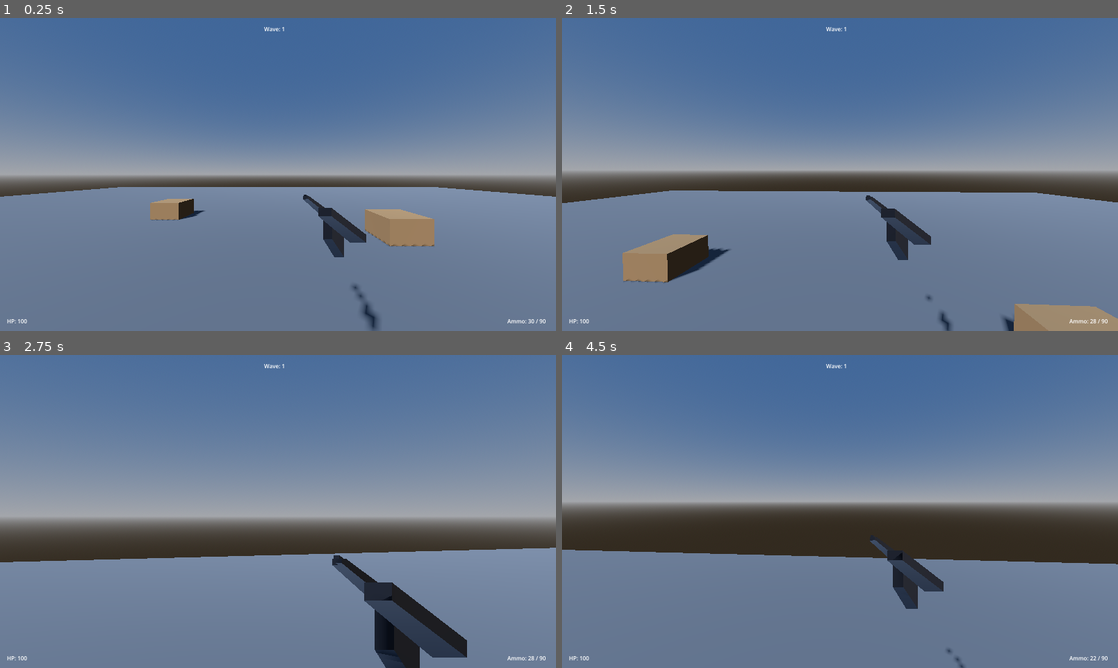
Above: before the commit, frames 1-4 (two rows, left to right).
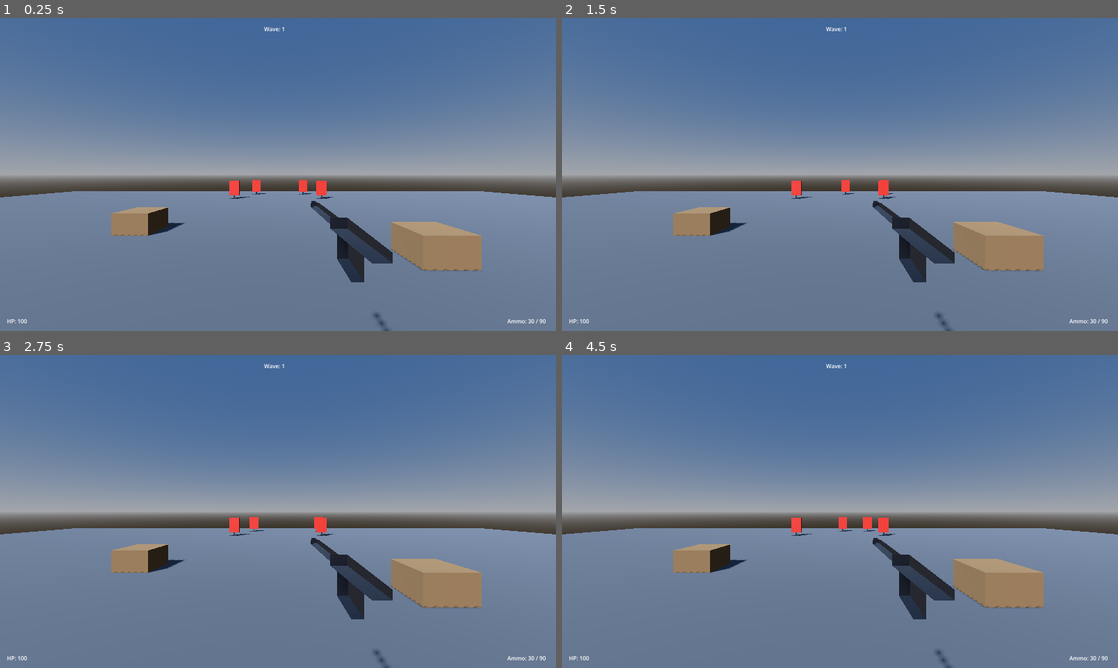
Above: after the commit, the same moments.

Repository: jou3706/last-loop
Game: Godot game, scene res://scenes/main.tscn
Same seed, same stepped clock (60 frames per second), same inputs: the game is played once before the commit and once after it.
Inputs (mouse positions are in pixels of both pictures, inside the frame that each line leads up to):
- Up to frame 1 (0.25 s): no input
- Up to frame 2 (1.5 s): tap Enter at 0.5 s; move the mouse to (867, 174) at 0.52 s; hold Right mouse button (aim) 0.53-1.28 s; hold W (move_forward) from 0.53 s (still down); tap Space (jump) at 0.77, 1.07 s; click (867, 174) at 0.8 s; move the mouse to (812, 174) at 1.27 s; click (812, 174) at 1.35 s
- Up to frame 3 (2.75 s): keep holding W (move_forward); tap Space (jump) at 1.52, 1.55, 1.82, 2.1 s; move the mouse to (289, 505) at 2.02 s; hold Right mouse button (aim) from 2.03 s (still down)
- Up to frame 4 (4.5 s): keep holding W (move_forward); move the mouse to (834, 517) at 2.77 s; release Right mouse button (aim) at 2.78 s; right-click (834, 517) at 2.85 s; tap Space (jump) at 3.02, 3.32, 3.77, 3.8, 4.07 s; click (834, 517) at 3.05 s; move the mouse to (878, 514) at 3.52 s; press the mouse at (878, 514) at 3.53 s; tap R (reload) at 4.15 s; move the mouse to (795, 508) at 4.27 s; release the mouse at (795, 508) at 4.28 s; right-click (795, 508) at 4.35 s

The runs differ from the first frame. In frame 1, 6.4% of the frame differs, in the area x 0-100%, y 51-100%; in frame 2, 12%; in frame 3, 19%, in the area x 0-100%, y 50-100%; in frame 4, 19%.

Commit message:
feat: bullet trail, muzzle flash, impact fx, shooting range targets

Diff:
--- /dev/null
+++ b/scenes/fx/impact.tscn
@@ -0,0 +1,46 @@
+[gd_scene load_steps=6 format=3]
+
+[ext_resource type="Script" path="res://scripts/fx/impact.gd" id="1"]
+
+[sub_resource type="StandardMaterial3D" id="spark_mat"]
+albedo_color = Color(1, 0.75, 0.3, 1)
+emission_enabled = true
+emission = Color(1, 0.6, 0.2, 1)
+emission_energy_multiplier = 3.0
+shading_mode = 0
+
+[sub_resource type="BoxMesh" id="spark_mesh"]
+material = SubResource("spark_mat")
+size = Vector3(0.025, 0.025, 0.025)
+
+[sub_resource type="StandardMaterial3D" id="hole_mat"]
+albedo_color = Color(0.05, 0.04, 0.04, 1)
+roughness = 1.0
+
+[sub_resource type="BoxMesh" id="hole_mesh"]
+material = SubResource("hole_mat")
+size = Vector3(0.13, 0.13, 0.012)
+
+[sub_resource type="ParticleProcessMaterial" id="PPM_sparks"]
+direction = Vector3(0, 0, 1)
+spread = 50.0
+initial_velocity_min = 2.5
+initial_velocity_max = 5.5
+gravity = Vector3(0, -9.8, 0)
+
+[node name="Impact" type="Node3D"]
+script = ExtResource("1")
+
+[node name="Hole" type="MeshInstance3D" parent="."]
+transform = Transform3D(1, 0, 0, 0, 1, 0, 0, 0, 1, 0, 0, 0.007)
+mesh = SubResource("hole_mesh")
+
+[node name="Sparks" type="GPUParticles3D" parent="."]
+amount = 12
+one_shot = true
+explosiveness = 1.0
+lifetime = 0.35
+randomness = 0.4
+visibility_aabb = AABB(-4, -4, -4, 8, 8, 8)
+process_material = SubResource("PPM_sparks")
+draw_pass_1 = SubResource("spark_mesh")
--- a/scenes/main.tscn
+++ b/scenes/main.tscn
@@ -1,8 +1,9 @@
-[gd_scene format=3 uid="uid://b3l03l81td5g2"]
+[gd_scene load_steps=13 format=3 uid="uid://b3l03l81td5g2"]
 
 [ext_resource type="PackedScene" path="res://scenes/player.tscn" id="1"]
 [ext_resource type="PackedScene" path="res://scenes/game_manager.tscn" id="game_mgr"]
 [ext_resource type="PackedScene" path="res://scenes/ui/hud.tscn" id="hud"]
+[ext_resource type="PackedScene" path="res://scenes/target.tscn" id="target"]
 
 [sub_resource type="ProceduralSkyMaterial" id="SkyMaterial_1"]
 sky_top_color = Color(0.25, 0.4, 0.6, 1)
@@ -89,3 +90,19 @@
 transform = Transform3D(1, 0, 0, 0, 1, 0, 0, 0, 1, 0, 0, -12)
 
 [node name="HUD" parent="." unique_id=978631508 instance=ExtResource("hud")]
+
+[node name="Target1" parent="." instance=ExtResource("target")]
+transform = Transform3D(1, 0, 0, 0, 1, 0, 0, 0, 1, -3, 0, -14)
+
+[node name="Target2" parent="." instance=ExtResource("target")]
+transform = Transform3D(1, 0, 0, 0, 1, 0, 0, 0, 1, 3, 0, -14)
+
+[node name="TargetMove1" parent="." instance=ExtResource("target")]
+transform = Transform3D(1, 0, 0, 0, 1, 0, 0, 0, 1, -2, 0, -17)
+move_range = 2.5
+move_duration = 1.4
+
+[node name="TargetMove2" parent="." instance=ExtResource("target")]
+transform = Transform3D(1, 0, 0, 0, 1, 0, 0, 0, 1, 2, 0, -17)
+move_range = 2.0
+move_duration = 2.0
--- a/scenes/player.tscn
+++ b/scenes/player.tscn
@@ -12,9 +12,28 @@
 metallic = 0.6
 roughness = 0.4
 
+[sub_resource type="ParticleProcessMaterial" id="PPM_muzzle"]
+direction = Vector3(0, 0, -1)
+spread = 25.0
+initial_velocity_min = 1.0
+initial_velocity_max = 2.5
+gravity = Vector3(0, 0, 0)
+
+[sub_resource type="StandardMaterial3D" id="Mat_flash"]
+albedo_color = Color(1, 0.8, 0.3, 1)
+emission_enabled = true
+emission = Color(1, 0.7, 0.2, 1)
+emission_energy_multiplier = 4.0
+shading_mode = 0
+billboard_mode = 1
+
+[sub_resource type="QuadMesh" id="Quad_flash"]
+material = SubResource("Mat_flash")
+size = Vector2(0.14, 0.14)
+
 [node name="Player" type="CharacterBody3D"]
 collision_layer = 2
-collision_mask = 1
+collision_mask = 1 | 4
 script = ExtResource("1")
 
 [node name="CollisionShape3D" type="CollisionShape3D" parent="."]
@@ -34,6 +53,22 @@
 material_override = SubResource("MatWeapon")
 mesh = ExtResource("2")
 
+[node name="MuzzleFlash" type="GPUParticles3D" parent="Head/Camera3D/WeaponHolder"]
+transform = Transform3D(1, 0, 0, 0, 1, 0, 0, 0, 1, 0, 0.18, -0.62)
+amount = 6
+one_shot = true
+explosiveness = 1.0
+lifetime = 0.06
+visibility_aabb = AABB(-1, -1, -1, 2, 2, 2)
+process_material = SubResource("PPM_muzzle")
+draw_pass_1 = SubResource("Quad_flash")
+
+[node name="MuzzleLight" type="OmniLight3D" parent="Head/Camera3D/WeaponHolder"]
+transform = Transform3D(1, 0, 0, 0, 1, 0, 0, 0, 1, 0, 0.18, -0.62)
+light_color = Color(1, 0.7, 0.3, 1)
+light_energy = 0.0
+omni_range = 4.0
+
 [node name="RayCast3D" type="RayCast3D" parent="Head/Camera3D"]
 target_position = Vector3(0, 0, -200)
 collision_mask = 1 | 4
--- /dev/null
+++ b/scenes/target.tscn
@@ -0,0 +1,41 @@
+[gd_scene load_steps=6 format=3]
+
+[ext_resource type="Script" path="res://scripts/target.gd" id="1"]
+
+[sub_resource type="BoxShape3D" id="BoxShape_board"]
+size = Vector3(0.7, 1.0, 0.15)
+
+[sub_resource type="StandardMaterial3D" id="Mat_board"]
+albedo_color = Color(0.85, 0.2, 0.15, 1)
+roughness = 0.7
+
+[sub_resource type="BoxMesh" id="BoxMesh_board"]
+material = SubResource("Mat_board")
+size = Vector3(0.7, 1.0, 0.1)
+
+[sub_resource type="StandardMaterial3D" id="Mat_post"]
+albedo_color = Color(0.25, 0.25, 0.27, 1)
+metallic = 0.5
+roughness = 0.5
+
+[sub_resource type="BoxMesh" id="BoxMesh_post"]
+material = SubResource("Mat_post")
+size = Vector3(0.08, 0.4, 0.08)
+
+[node name="Target" type="StaticBody3D"]
+collision_layer = 4
+collision_mask = 0
+script = ExtResource("1")
+
+[node name="CollisionShape3D" type="CollisionShape3D" parent="."]
+transform = Transform3D(1, 0, 0, 0, 1, 0, 0, 0, 1, 0, 0.7, 0)
+shape = SubResource("BoxShape_board")
+
+[node name="Board" type="MeshInstance3D" parent="."]
+transform = Transform3D(1, 0, 0, 0, 1, 0, 0, 0, 1, 0, 0.7, 0)
+material_override = SubResource("Mat_board")
+mesh = SubResource("BoxMesh_board")
+
+[node name="Post" type="MeshInstance3D" parent="."]
+transform = Transform3D(1, 0, 0, 0, 1, 0, 0, 0, 1, 0, 0.2, 0)
+mesh = SubResource("BoxMesh_post")
--- /dev/null
+++ b/scripts/fx/impact.gd
@@ -0,0 +1,18 @@
+extends Node3D
+
+@export var lifetime := 8.0
+
+func _ready() -> void:
+    var tw := create_tween()
+    tw.tween_interval(lifetime)
+    tw.tween_callback(queue_free)
+
+## Orients the effect so +Z points along the surface normal.
+func setup(normal: Vector3) -> void:
+    if normal.length_squared() < 0.0001:
+        return
+    var n := normal.normalized()
+    var up := Vector3.UP
+    if absf(n.dot(Vector3.UP)) > 0.99:
+        up = Vector3.RIGHT
+    look_at(global_position - n, up)
--- a/scripts/player.gd
+++ b/scripts/player.gd
@@ -38,6 +38,10 @@
 @onready var camera: Camera3D = $Head/Camera3D
 @onready var weapon_holder: Node3D = $Head/Camera3D/WeaponHolder
 @onready var raycast: RayCast3D = $Head/Camera3D/RayCast3D
+@onready var muzzle_flash: GPUParticles3D = $Head/Camera3D/WeaponHolder/MuzzleFlash
+@onready var muzzle_light: OmniLight3D = $Head/Camera3D/WeaponHolder/MuzzleLight
+
+const ImpactScene := preload("res://scenes/fx/impact.tscn")
 
 var _bob_time := 0.0
 var _base_cam_pos := Vector3.ZERO
@@ -50,130 +54,173 @@
 var _recoil := Vector2.ZERO
 
 func _ready() -> void:
-    _base_cam_pos = camera.position
-    camera.fov = hip_fov
-    _current_mag = mag_size
-    _current_reserve = reserve_ammo
-    raycast.target_position = Vector3(0, 0, -range)
-    raycast.collision_mask = 1 | 4
-    Input.mouse_mode = Input.MOUSE_MODE_CAPTURED
+	_base_cam_pos = camera.position
+	camera.fov = hip_fov
+	_current_mag = mag_size
+	_current_reserve = reserve_ammo
+	raycast.target_position = Vector3(0, 0, -range)
+	raycast.collision_mask = 1 | 4
+	Input.mouse_mode = Input.MOUSE_MODE_CAPTURED
 
 func _unhandled_input(event: InputEvent) -> void:
-    if event is InputEventMouseMotion and Input.mouse_mode == Input.MOUSE_MODE_CAPTURED:
-        var sens := ads_mouse_sensitivity if _ads_active else mouse_sensitivity
-        rotate_y(-event.relative.x * sens)
-        head.rotation.x = clampf(head.rotation.x - event.relative.y * sens, min_pitch, max_pitch)
-    if event.is_action_pressed("pause") or event.is_action_pressed("ui_cancel"):
-        if Input.mouse_mode == Input.MOUSE_MODE_CAPTURED:
-            Input.mouse_mode = Input.MOUSE_MODE_VISIBLE
-        else:
-            Input.mouse_mode = Input.MOUSE_MODE_CAPTURED
-    if event.is_action_pressed("aim"):
-        _ads_active = true
-    if event.is_action_released("aim"):
-        _ads_active = false
-    if event.is_action_pressed("reload") and not _reloading and _current_mag < mag_size and _current_reserve > 0:
-        _start_reload()
+	if event is InputEventMouseMotion and Input.mouse_mode == Input.MOUSE_MODE_CAPTURED:
+		var sens := ads_mouse_sensitivity if _ads_active else mouse_sensitivity
+		rotate_y(-event.relative.x * sens)
+		head.rotation.x = clampf(head.rotation.x - event.relative.y * sens, min_pitch, max_pitch)
+	if event.is_action_pressed("pause") or event.is_action_pressed("ui_cancel"):
+		if Input.mouse_mode == Input.MOUSE_MODE_CAPTURED:
+			Input.mouse_mode = Input.MOUSE_MODE_VISIBLE
+		else:
+			Input.mouse_mode = Input.MOUSE_MODE_CAPTURED
+	if event.is_action_pressed("aim"):
+		_ads_active = true
+	if event.is_action_released("aim"):
+		_ads_active = false
+	if event.is_action_pressed("reload") and not _reloading and _current_mag < mag_size and _current_reserve > 0:
+		_start_reload()
 
 func _physics_process(delta: float) -> void:
-    if is_on_floor():
-        if Input.is_action_just_pressed("jump"):
-            velocity.y = jump_velocity
-    else:
-        velocity.y -= gravity * delta
-
-    var base_speed := sprint_speed if Input.is_action_pressed("sprint") else walk_speed
-    var speed := ads_walk_speed if _ads_active else base_speed
-    var input_dir := Input.get_vector("move_left", "move_right", "move_forward", "move_back")
-    var direction := (transform.basis * Vector3(input_dir.x, 0.0, input_dir.y)).normalized()
-
-    if direction:
-        velocity.x = direction.x * speed
-        velocity.z = direction.z * speed
-    else:
-        velocity.x = move_toward(velocity.x, 0.0, speed)
-        velocity.z = move_toward(velocity.z, 0.0, speed)
-
-    move_and_slide()
-
-    var target_fov := ads_fov if _ads_active else hip_fov
-    camera.fov = lerpf(camera.fov, target_fov, ads_transition_speed * delta)
-
-    _update_bob(delta, input_dir, speed)
-    _update_recoil(delta)
-
-    if Input.is_action_pressed("fire"):
-        _try_fire()
+	if is_on_floor():
+		if Input.is_action_just_pressed("jump"):
+			velocity.y = jump_velocity
+	else:
+		velocity.y -= gravity * delta
+
+	var base_speed := sprint_speed if Input.is_action_pressed("sprint") else walk_speed
+	var speed := ads_walk_speed if _ads_active else base_speed
+	var input_dir := Input.get_vector("move_left", "move_right", "move_forward", "move_back")
+	var direction := (transform.basis * Vector3(input_dir.x, 0.0, input_dir.y)).normalized()
+
+	if direction:
+		velocity.x = direction.x * speed
+		velocity.z = direction.z * speed
+	else:
+		velocity.x = move_toward(velocity.x, 0.0, speed)
+		velocity.z = move_toward(velocity.z, 0.0, speed)
+
+	move_and_slide()
+
+	var target_fov := ads_fov if _ads_active else hip_fov
+	camera.fov = lerpf(camera.fov, target_fov, ads_transition_speed * delta)
+
+	_update_bob(delta, input_dir, speed)
+	_update_recoil(delta)
+
+	if Input.is_action_pressed("fire"):
+		_try_fire()
 
 func _try_fire() -> void:
-    if not _can_fire or _reloading:
-        return
-    if _current_mag <= 0:
-        return
-    _fire()
+	if not _can_fire or _reloading:
+		return
+	if _current_mag <= 0:
+		return
+	_fire()
 
 func _fire() -> void:
-    _current_mag -= 1
-    if raycast and raycast.is_colliding():
-        var _hit_pos = raycast.get_collision_point()
-        var _hit = raycast.get_collider()
-
-    _recoil.y += recoil_pitch
-    _recoil.x += randf_range(-recoil_yaw, recoil_yaw)
-    head.rotation.x -= recoil_pitch * 0.01
-    head.rotation.y += randf_range(-recoil_yaw, recoil_yaw) * 0.01
-
-    _can_fire = false
-    get_tree().create_timer(1.0 / max(fire_rate, 0.01), false).timeout.connect(_reset_fire, CONNECT_ONE_SHOT)
+	_current_mag -= 1
+	var start := muzzle_flash.global_position
+	var end := raycast.to_global(raycast.target_position)
+	if raycast and raycast.is_colliding():
+		end = raycast.get_collision_point()
+		var col := raycast.get_collider()
+		if col and col.has_method("take_damage"):
+			col.take_damage(damage)
+		_spawn_impact(end, raycast.get_collision_normal())
+	_spawn_trail(start, end)
+	_flash_muzzle()
+
+	_recoil.y += recoil_pitch
+	_recoil.x += randf_range(-recoil_yaw, recoil_yaw)
+	head.rotation.x -= recoil_pitch * 0.01
+	head.rotation.y += randf_range(-recoil_yaw, recoil_yaw) * 0.01
+
+	_can_fire = false
+	get_tree().create_timer(1.0 / max(fire_rate, 0.01), false).timeout.connect(_reset_fire, CONNECT_ONE_SHOT)
 
 func _reset_fire() -> void:
-    _can_fire = true
+	_can_fire = true
+
+func _flash_muzzle() -> void:
+	muzzle_flash.restart()
+	muzzle_light.light_energy = 6.0
+	var tw := create_tween()
+	tw.tween_property(muzzle_light, "light_energy", 0.0, 0.06)
+
+func _spawn_trail(from: Vector3, to: Vector3) -> void:
+	var length := from.distance_to(to)
+	if length < 0.05:
+		return
+	var beam := MeshInstance3D.new()
+	var box := BoxMesh.new()
+	box.size = Vector3(0.02, 0.02, length)
+	var mat := StandardMaterial3D.new()
+	mat.shading_mode = BaseMaterial3D.SHADING_MODE_UNSHADED
+	mat.transparency = BaseMaterial3D.TRANSPARENCY_ALPHA
+	mat.albedo_color = Color(1.0, 0.85, 0.55, 1.0)
+	box.material = mat
+	beam.mesh = box
+	get_tree().current_scene.add_child(beam)
+	beam.global_position = (from + to) * 0.5
+	var dir := (to - beam.global_position).normalized()
+	if absf(dir.dot(Vector3.UP)) > 0.99:
+		beam.look_at(to, Vector3.RIGHT)
+	else:
+		beam.look_at(to)
+	var tw := beam.create_tween()
+	tw.tween_property(mat, "albedo_color:a", 0.0, 0.08)
+	tw.tween_callback(beam.queue_free)
+
+func _spawn_impact(pos: Vector3, normal: Vector3) -> void:
+	var fx := ImpactScene.instantiate()
+	get_tree().current_scene.add_child(fx)
+	fx.global_position = pos
+	fx.setup(normal)
 
 func _start_reload() -> void:
-    if _reloading:
-        return
-    _reloading = true
-    get_tree().create_timer(reload_time, false).timeout.connect(_finish_reload, CONNECT_ONE_SHOT)
+	if _reloading:
+		return
+	_reloading = true
+	get_tree().create_timer(reload_time, false).timeout.connect(_finish_reload, CONNECT_ONE_SHOT)
 
 func _finish_reload() -> void:
-    var needed: int = mag_size - _current_mag
-    var take: int = min(needed, _current_reserve)
-    if take > 0:
-        _current_reserve -= take
-        _current_mag += take
-    _reloading = false
+	var needed: int = mag_size - _current_mag
+	var take: int = min(needed, _current_reserve)
+	if take > 0:
+		_current_reserve -= take
+		_current_mag += take
+	_reloading = false
 
 func _update_recoil(delta: float) -> void:
-    _recoil = _recoil.lerp(Vector2.ZERO, recoil_recovery * delta)
-    if abs(_recoil.y) > 0.0001 or abs(_recoil.x) > 0.0001:
-        head.rotation.x = clampf(head.rotation.x - _recoil.y * delta, min_pitch, max_pitch)
-        head.rotation.y += _recoil.x * delta
-        _recoil.y *= 0.9
-        _recoil.x *= 0.9
+	_recoil = _recoil.lerp(Vector2.ZERO, recoil_recovery * delta)
+	if abs(_recoil.y) > 0.0001 or abs(_recoil.x) > 0.0001:
+		head.rotation.x = clampf(head.rotation.x - _recoil.y * delta, min_pitch, max_pitch)
+		head.rotation.y += _recoil.x * delta
+		_recoil.y *= 0.9
+		_recoil.x *= 0.9
 
 func _update_bob(delta: float, input_dir: Vector2, speed: float) -> void:
-    if not bob_enabled or _ads_active:
-        _bob_time = 0.0
-        camera.position = camera.position.lerp(_base_cam_pos, 12.0 * delta)
-        return
-    var moving := is_on_floor() and input_dir != Vector2.ZERO
-    if moving:
-        _bob_time += delta * (speed / walk_speed)
-        var phase := _bob_time * TAU * bob_frequency
-        camera.position.y = lerpf(camera.position.y, _base_cam_pos.y + sin(phase) * bob_amplitude, 10.0 * delta)
-        camera.position.x = lerpf(camera.position.x, _base_cam_pos.x + cos(phase * 0.5) * bob_amplitude * 0.6, 10.0 * delta)
-    else:
-        _bob_time = 0.0
-        camera.position = camera.position.lerp(_base_cam_pos, 10.0 * delta)
+	if not bob_enabled or _ads_active:
+		_bob_time = 0.0
+		camera.position = camera.position.lerp(_base_cam_pos, 12.0 * delta)
+		return
+	var moving := is_on_floor() and input_dir != Vector2.ZERO
+	if moving:
+		_bob_time += delta * (speed / walk_speed)
+		var phase := _bob_time * TAU * bob_frequency
+		camera.position.y = lerpf(camera.position.y, _base_cam_pos.y + sin(phase) * bob_amplitude, 10.0 * delta)
+		camera.position.x = lerpf(camera.position.x, _base_cam_pos.x + cos(phase * 0.5) * bob_amplitude * 0.6, 10.0 * delta)
+	else:
+		_bob_time = 0.0
+		camera.position = camera.position.lerp(_base_cam_pos, 10.0 * delta)
 
 
 var health := 100
 
 func take_damage(amount: int) -> void:
-    health = max(0, health - amount)
+	health = max(0, health - amount)
 
 func get_health() -> int:
-    return health
+	return health
 
 func get_ammo() -> Dictionary:
-    return {"mag": _current_mag, "reserve": _current_reserve}
+	return {"mag": _current_mag, "reserve": _current_reserve}
--- /dev/null
+++ b/scripts/target.gd
@@ -0,0 +1,66 @@
+extends StaticBody3D
+
+@export_category("Health")
+@export var max_health := 60
+@export var respawn_time := 2.5
+
+@export_category("Movement")
+## 0 = stationary target, >0 = slides that many meters to each side.
+@export var move_range := 0.0
+@export var move_duration := 1.6
+
+var health: int
+var _dead := false
+var _start_transform: Transform3D
+var _move_tween: Tween
+
+@onready var board: MeshInstance3D = $Board
+
+func _ready() -> void:
+    health = max_health
+    _start_transform = transform
+    if board.material_override:
+        board.material_override = board.material_override.duplicate()
+    if move_range > 0.0:
+        _start_move_tween()
+
+func _start_move_tween() -> void:
+    _move_tween = create_tween().set_loops()
+    _move_tween.tween_property(self, "position:x", position.x + move_range, move_duration) \
+        .set_trans(Tween.TRANS_SINE).set_ease(Tween.EASE_IN_OUT)
+    _move_tween.tween_property(self, "position:x", position.x, move_duration) \
+        .set_trans(Tween.TRANS_SINE).set_ease(Tween.EASE_IN_OUT)
+
+func take_damage(amount: int) -> void:
+    if _dead:
+        return
+    health -= amount
+    _flash()
+    if health <= 0:
+        _die()
+
+func _flash() -> void:
+    var mat := board.material_override as StandardMaterial3D
+    if not mat:
+        return
+    var original := Color(0.85, 0.2, 0.15)
+    mat.albedo_color = Color(6, 6, 6)
+    var tw := create_tween()
+    tw.tween_property(mat, "albedo_color", original, 0.25)
+
+func _die() -> void:
+    _dead = true
+    if _move_tween and _move_tween.is_running():
+        _move_tween.pause()
+    var tw := create_tween()
+    tw.tween_property(self, "rotation", Vector3(-1.45, 0.0, 0.0), 0.4) \
+        .set_trans(Tween.TRANS_BOUNCE).set_ease(Tween.EASE_OUT)
+    tw.tween_interval(respawn_time)
+    tw.tween_callback(_reset)
+
+func _reset() -> void:
+    health = max_health
+    _dead = false
+    transform = _start_transform
+    if _move_tween:
+        _move_tween.play()
Not shown: 1 places in scenes/player.tscn that only renumber resources
